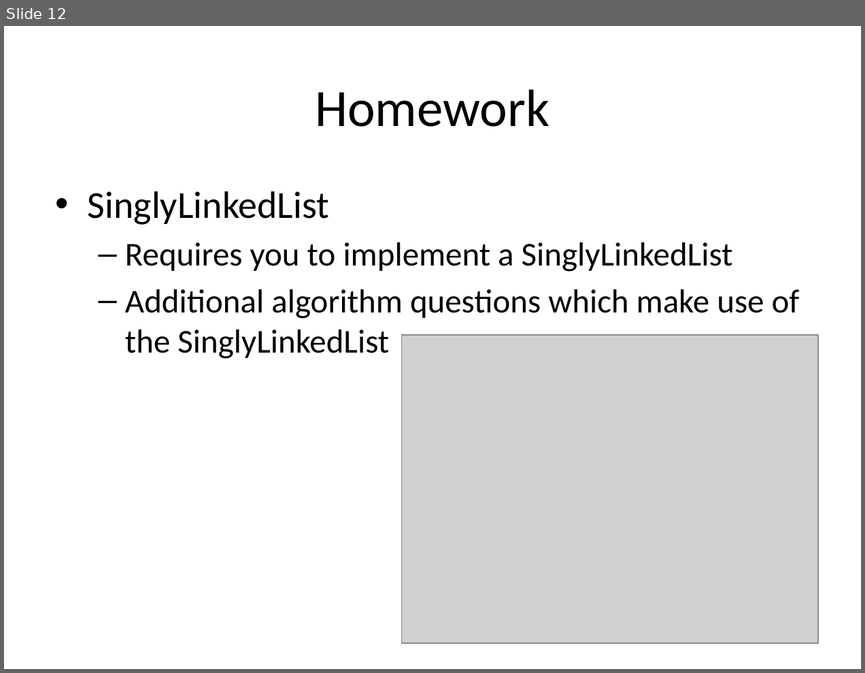
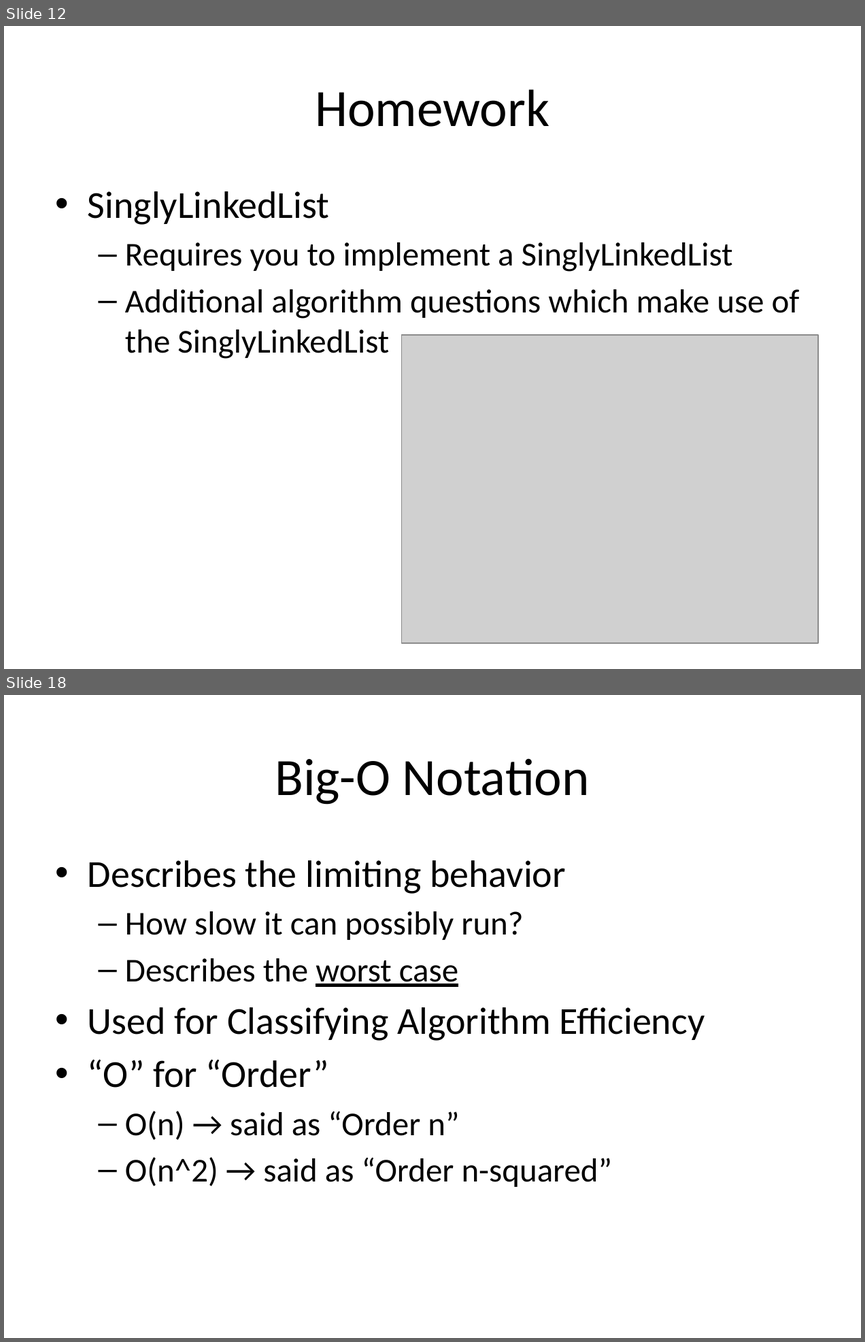
Before and after one commit to RHIT-CSSE/csse220, a slide deck: ClassMaterials/LinkedLists/Slides/LinkedLists.pptx. Shown one above the other, each under a label of ours: slide 12 before the commit, slides 12 and 18 after it; the slides between them are not shown. The pictures are 865x673 and 865x1342 pixels, drawn with LibreOffice and Linux fonts; fonts in the diff are those of the drawing; grey boxes stand for pictures. Boxes give left, top, right and bottom in pixels: in the first picture for what was removed or moved away, otherwise in the second. Text is boxed around its words. In the diff, an @@ line names an element or a change of style, - is before the commit and + after.

```diff
--- a/ClassMaterials/LinkedLists/Slides/LinkedLists.pptx
+++ b/ClassMaterials/LinkedLists/Slides/LinkedLists.pptx
@@ slide 18 added at <box>4,695,861,1338</box>, background #FFFFFF @@
@@ title added at <box>275,758,589,804</box>, 44 pt, text #000000 @@
+Big-O Notation
@@ text added at <box>88,860,705,1187</box>, 28 pt, text #000000 @@
+• Describes the limiting behavior
+  – How slow it can possibly run?
+  – Describes the worst case
+• Used for Classifying Algorithm Efficiency
+• “O” for “Order”
+  – O(n) → said as “Order n”
+  – O(n^2) → said as “Order n-squared”
```
Also in this commit, not shown: 10 other slides added.
